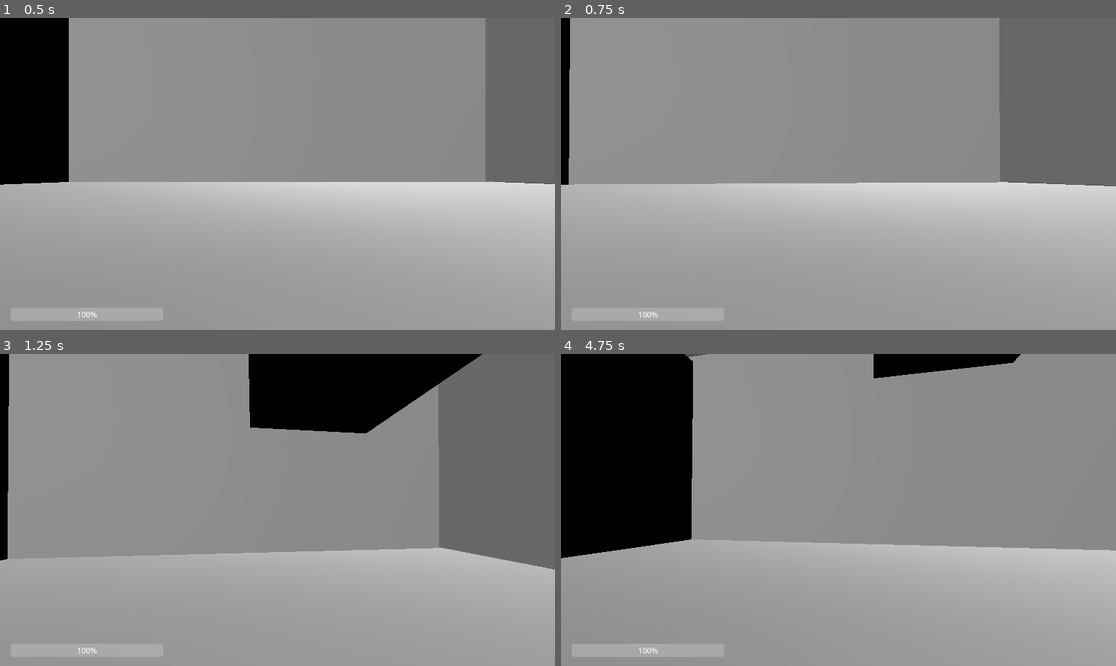
Above: before the commit, frames 1-4 (two rows, left to right).
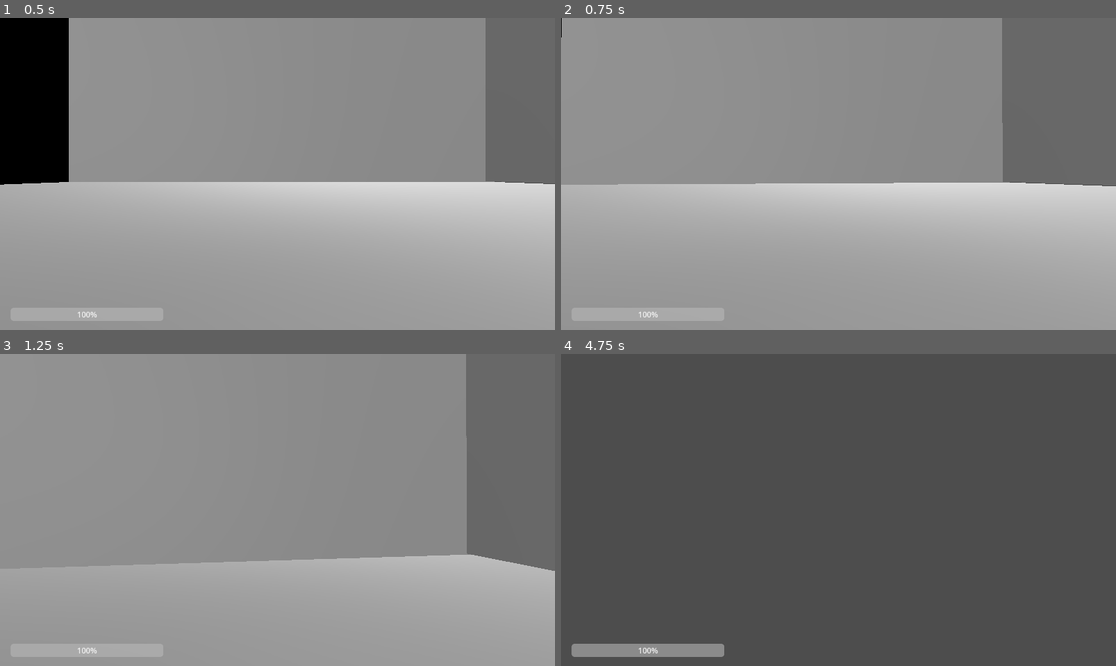
Above: after the commit, the same moments.

Repository: Duckayy/airborne
Game: Godot game, scene res://node_3d.tscn
The game is run twice, just before and just after one commit, with the same random seed, the same clock (stepped at 60 frames per second) and the same inputs. This scene is started directly instead of the project's main scene.
Inputs (mouse positions are in pixels of both pictures, inside the frame that each line leads up to):
- Up to frame 1 (0.5 s): no input
- Up to frame 2 (0.75 s): tap Enter at 0.5 s; move the mouse to (866, 174) at 0.52 s; hold W (Move Forward) from 0.53 s (still down)
- Up to frame 3 (1.25 s): keep holding W (Move Forward); tap Space (Jump) at 0.77 s
- Up to frame 4 (4.75 s): keep holding W (Move Forward); move the mouse to (810, 510) at 1.27 s; tap Space (Jump) at 1.52, 3.02, 3.77, 4.52 s; move the mouse to (849, 503) at 2.02 s; move the mouse to (832, 516) at 2.77 s; move the mouse to (877, 513) at 3.52 s; move the mouse to (794, 506) at 4.27 s

Frame 1 is identical in both runs. In frame 2, 1.1% of the frame differs, in the area x 0-98%, y 0-54%; in frame 3, 14%; in frame 4, 100%, in the area x 0-100%, y 0-100%.

Commit message:
Update player_1.gd

Diff:
--- a/airborne/player_1.gd
+++ b/airborne/player_1.gd
@@ -43,16 +43,16 @@
 
 	var input_dir = Vector2.ZERO
 
-	if Input.is_action_pressed("Move right"):
+	if Input.is_action_pressed("Move Right"):
 		input_dir.x += 1
 
-	if Input.is_action_pressed("Move left"):
+	if Input.is_action_pressed("Move Left"):
 		input_dir.x -= 1
 
-	if Input.is_action_pressed("Move forward"):
+	if Input.is_action_pressed("Move Forward"):
 		input_dir.y += 1
 
-	if Input.is_action_pressed("Move backwards"):
+	if Input.is_action_pressed("Move Backwards"):
 		input_dir.y -= 1
 
 	input_dir = input_dir.normalized()
